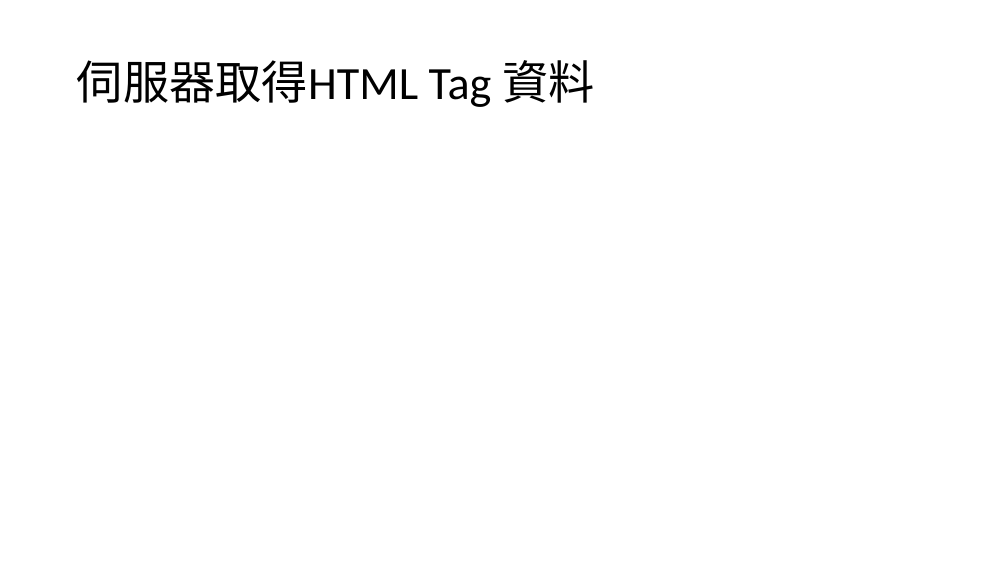
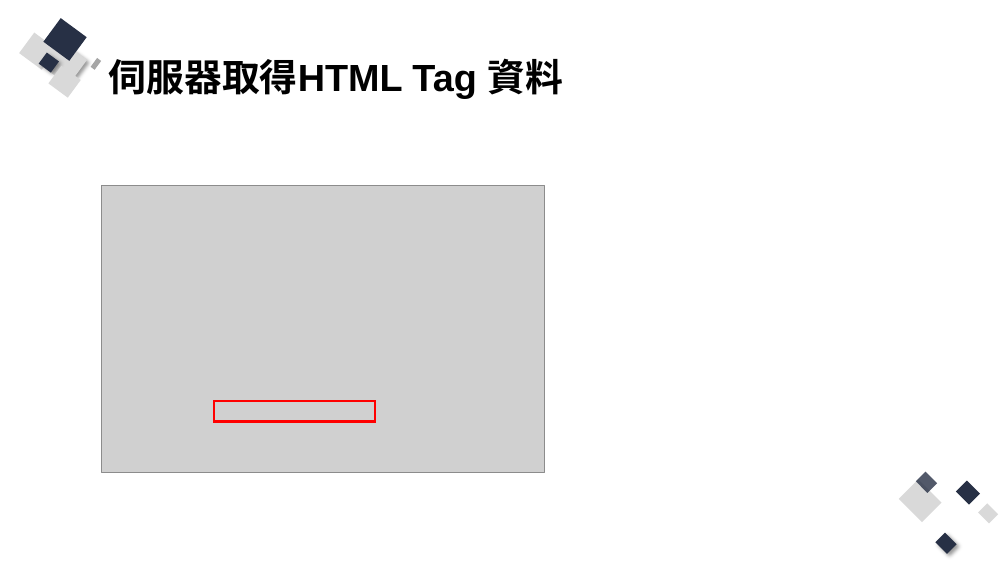
Before and after one commit to Q81JIAXIONG/-, a slide deck: slide 17 of 投影片/2.asp.net webform 框架.pptx (slide 21 before the commit). Drawn at 1008x567 pixels with LibreOffice and Linux fonts; fonts in the diff are those of the drawing; grey boxes stand for pictures. Boxes give left, top, right and bottom in pixels: in the first picture for what was removed or moved away, otherwise in the second. Text is boxed around its words. In the diff, an @@ line names an element or a change of style, - is before the commit and + after.

```diff
--- a/投影片/2.asp.net webform 框架.pptx
+++ b/投影片/2.asp.net webform 框架.pptx
@@ title "伺服器取得HTML Tag 資料" moved from (x1=77, y1=60, x2=594, y2=107) to (x1=109, y1=58, x2=563, y2=98) @@
@@ title "伺服器取得HTML Tag 資料" at (x1=109, y1=58, x2=563, y2=98): size 44 to 36 pt, font Calibri to Arial, bold on @@
@@ group added at (x1=20, y1=18, x2=102, y2=97): 8 rectangles @@
@@ picture added at (x1=101, y1=185, x2=545, y2=472) @@
@@ rectangle added at (x1=214, y1=402, x2=374, y2=422), outline #FF0000 2.25 pt @@
@@ group added at (x1=899, y1=472, x2=999, y2=554): 5 rectangles @@
```
Also in this commit, not shown: 7 other slides changed, 33 slides added, 20 slides removed, 23 other files.
